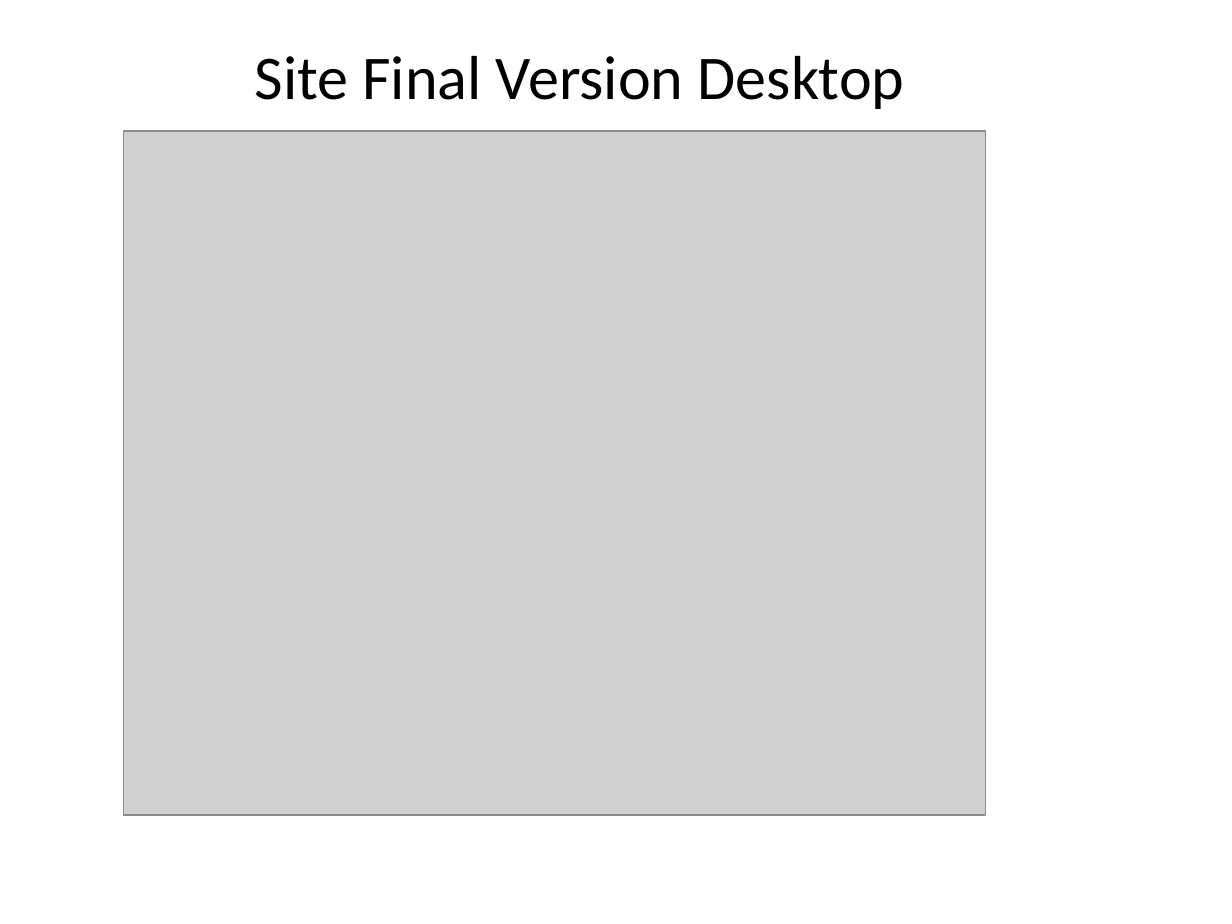
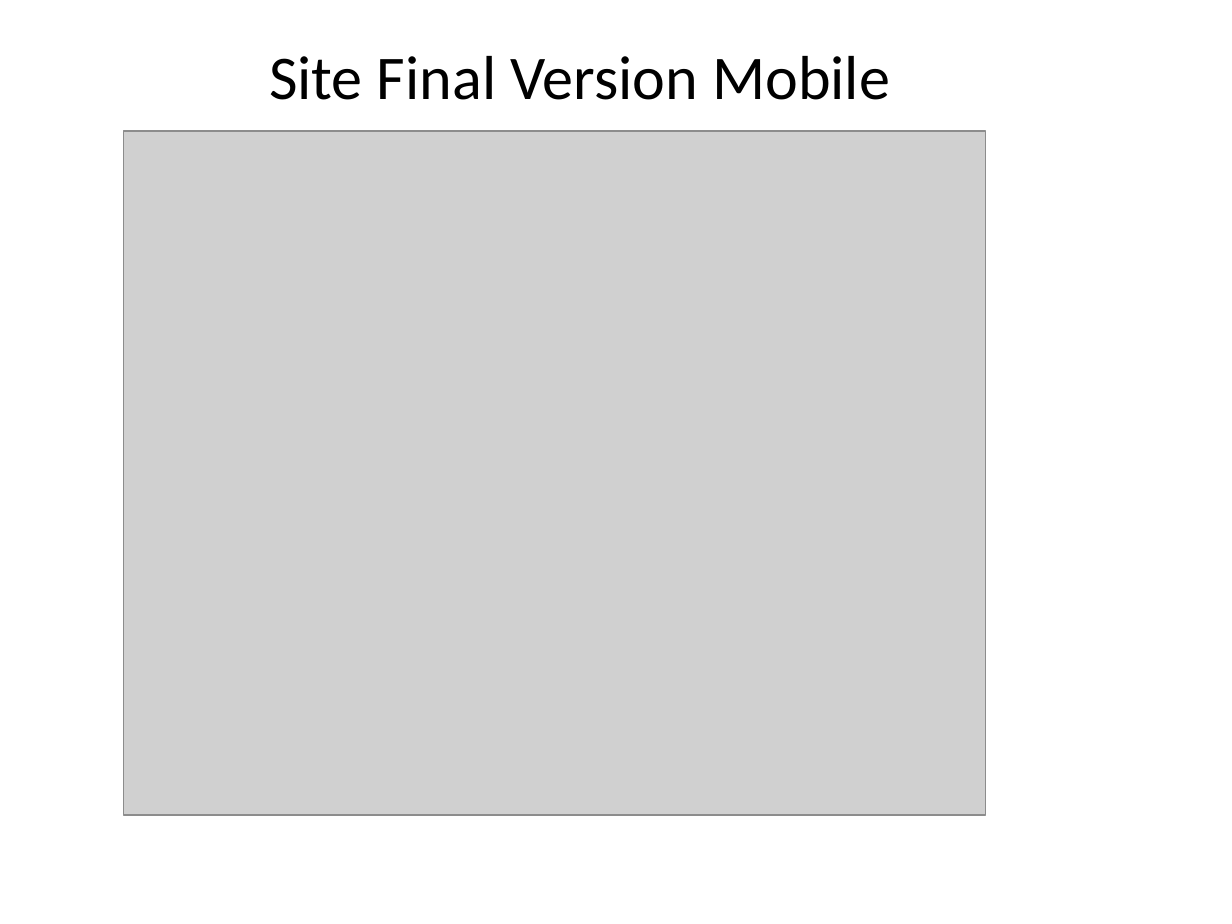
Before and after one commit to DaifAB/Maquettage, a slide deck: slide 8 of Presentation/WIRE PRO.pptx. Drawn at 1232x924 pixels with LibreOffice and Linux fonts; fonts in the diff are those of the drawing; grey boxes stand for pictures; background and template pictures are left out. Boxes give left, top, right and bottom in pixels: in the first picture for what was removed or moved away, otherwise in the second. Text is boxed around its words. In the diff, an @@ line names an element or a change of style, - is before the commit and + after.

```diff
--- a/Presentation/WIRE PRO.pptx
+++ b/Presentation/WIRE PRO.pptx
@@ text at box(269, 56, 890, 100): text changed @@
-Site Final Version Desktop
+Site Final Version Mobile
```
Also in this commit, not shown: 1 other slide changed, 1 slide removed, 1 other file.
